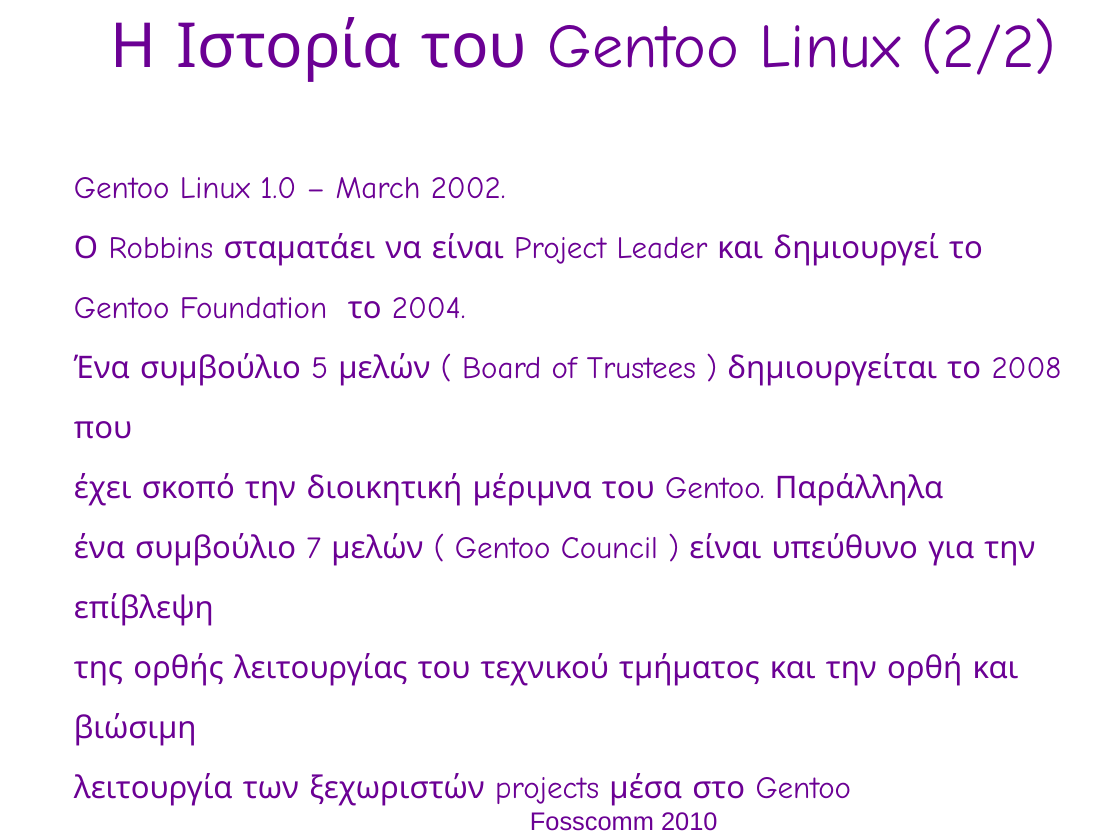
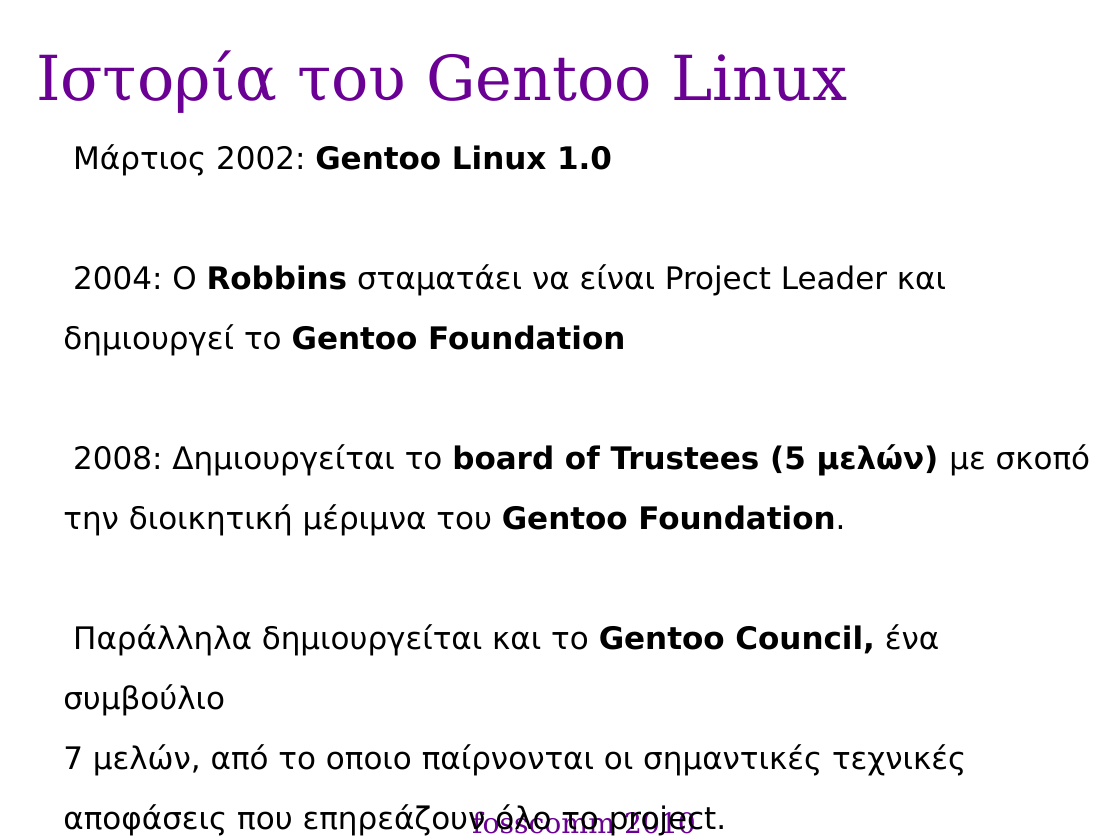
Before and after one commit to gentoo-el/presentations, a slide deck: slide 4 of fosscom-2010_pres.odp. Drawn at 1120x840 pixels with LibreOffice and Linux fonts; fonts in the diff are those of the drawing; background and template pictures are left out. Boxes give left, top, right and bottom in pixels: in the first picture for what was removed or moved away, otherwise in the second. Text is boxed around its words. In the diff, an @@ line names an element or a change of style, - is before the commit and + after.

Commit message:
foscomm presentation update
better backgrounds
much better font all around (dejavu)
optimized presentation categories
various changes here and there
example pages are meant to be presented in a live system

```diff
--- a/fosscom-2010_pres.odp
+++ b/fosscom-2010_pres.odp
@@ title "Ιστορία του Gentoo Linux" at bbox=[36, 50, 848, 113]: vertical alignment top to middle @@
@@ title at bbox=[36, 50, 848, 113]: text changed; font Comic Neue to DejaVu Serif @@
-Η Ιστορία του Gentoo Linux (2/2)
+Ιστορία του Gentoo Linux
@@ text at bbox=[63, 144, 1090, 836]: text changed; font Comic Neue to DejaVu Sans; text colour #6B0094 to #000000 @@
-● Gentoo Linux 1.0 – March 2002.
-● Ο Robbins σταματάει να είναι Project Leader και δημιουργεί το
-● Gentoo Foundation το 2004.
-● Ένα συμβούλιο 5 μελών ( Board of Trustees ) δημιουργείται το 2008 που
-● έχει σκοπό την διοικητική μέριμνα του Gentoo. Παράλληλα
-● ένα συμβούλιο 7 μελών ( Gentoo Council ) είναι υπεύθυνο για την επίβλεψη
-● της ορθής λειτουργίας του τεχνικού τμήματος και την ορθή και βιώσιμη
-● λειτουργία των ξεχωριστών projects μέσα στο Gentoo
+● Μάρτιος 2002: Gentoo Linux 1.0
+● 2004: Ο Robbins σταματάει να είναι Project Leader και
+● δημιουργεί το Gentoo Foundation
+● 2008: Δημιουργείται το board of Trustees (5 μελών) με σκοπό
+● την διοικητική μέριμνα του Gentoo Foundation.
+● Παράλληλα δημιουργείται και το Gentoo Council, ένα συμβούλιο
+● 7 μελών, από το οποιο παίρνονται οι σημαντικές τεχνικές
+● αποφάσεις που επηρεάζουν όλο το project.
@@ title "fosscomm 2010" at bbox=[472, 810, 696, 836]: vertical alignment top to middle @@
@@ title at bbox=[472, 810, 696, 836]: text changed; size 18 to 20 pt; font Arial to DejaVu Serif @@
-Fosscomm 2010
+fosscomm 2010
```
Also in this commit, not shown: 7 other slides changed, 8 slides added, 7 slides removed.
